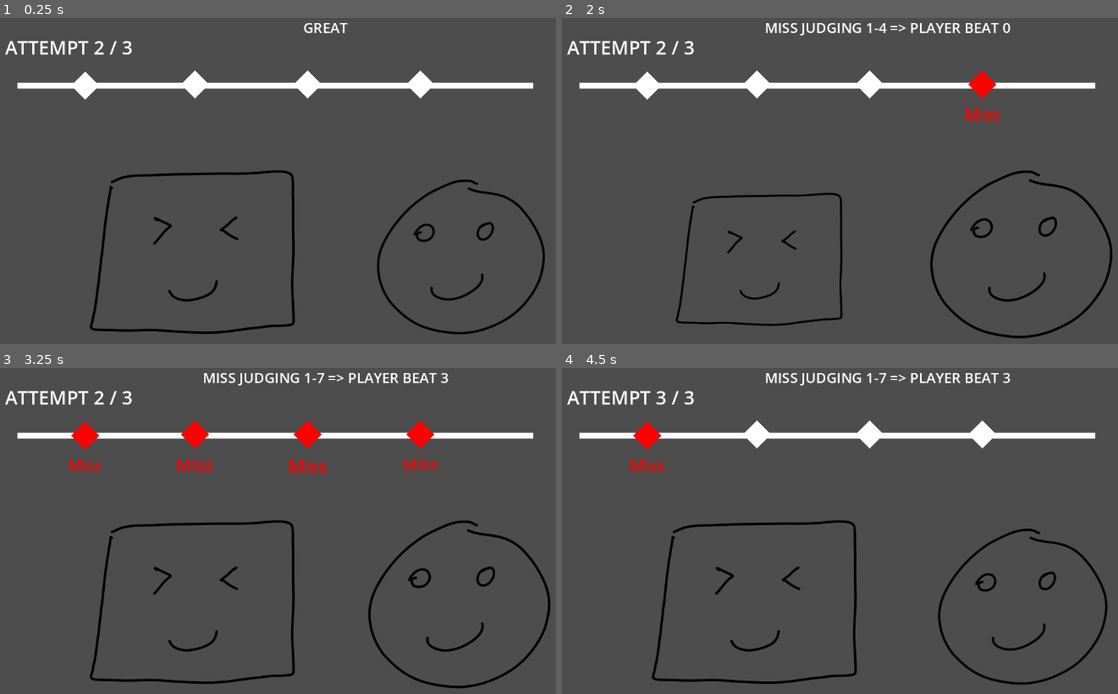
Above: before the commit, frames 1-4 (two rows, left to right).
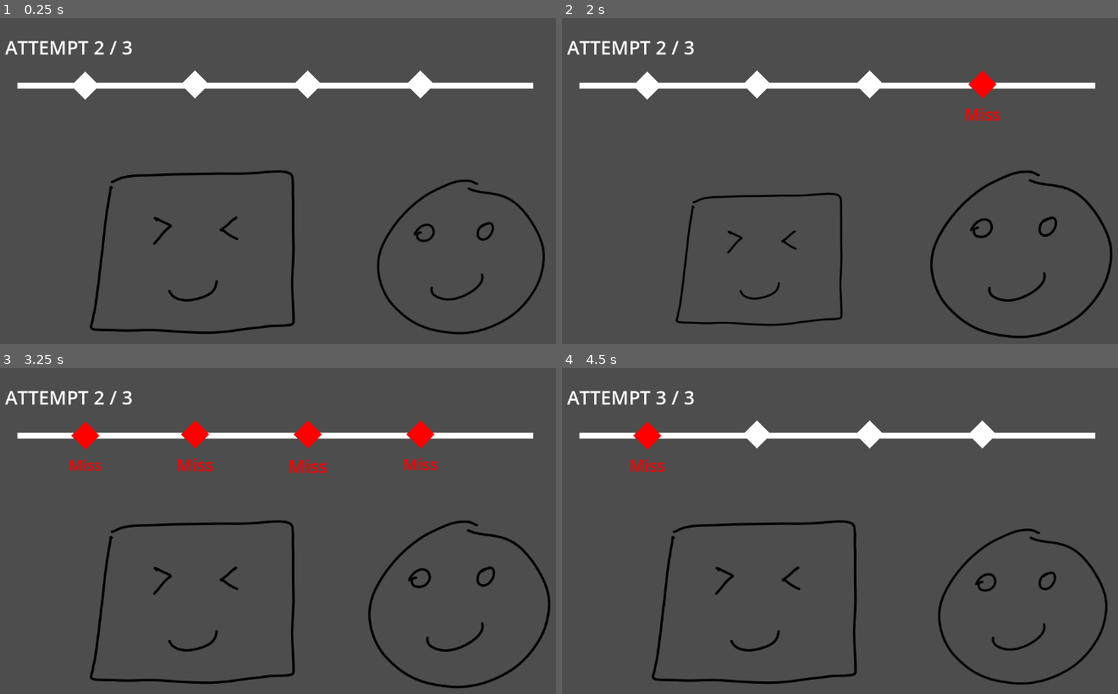
Above: after the commit, the same moments.

Repository: edralzar/gwj-86
Game: Godot game, scene res://scene_1.tscn
Same seed, same stepped clock (60 frames per second), same inputs: the game is played once before the commit and once after it. Sound files missing from this copy of the repository are replaced by a short silence.
Inputs:
- Up to frame 1 (0.25 s): no input
- Up to frame 2 (2 s): tap A (Note1) at 0.6 s; tap D (Note2) at 1.35 s
- Up to frame 3 (3.25 s): tap W (Note3) at 2.1 s; tap S (Note4) at 2.85 s
- Up to frame 4 (4.5 s): tap A (Note1) at 3.6 s; tap D (Note2) at 4.35 s

The runs differ from the first frame. In frame 1, 0.1% of the frame differs, in the area x 54-63%, y 1-5%; in frame 2, 0.6%, in the area x 36-81%, y 1-6%; in frame 3, 0.6%; in frame 4, 0.6%.

Commit message:
Cleanup unused nodes

Diff:
--- a/Player.tscn
+++ b/Player.tscn
@@ -2,14 +2,15 @@
 
 [ext_resource type="Texture2D" uid="uid://6myrntcxk1af" path="res://assets/player.png" id="1_xhfnw"]
 
-[sub_resource type="CircleShape2D" id="CircleShape2D_kpjcp"]
-radius = 167.07483
+[sub_resource type="RectangleShape2D" id="RectangleShape2D_xhfnw"]
+size = Vector2(320, 257)
 
 [node name="Player" type="CharacterBody2D"]
-
-[node name="CollisionShape2D" type="CollisionShape2D" parent="."]
-shape = SubResource("CircleShape2D_kpjcp")
 
 [node name="Sprite2D" type="Sprite2D" parent="."]
 position = Vector2(33, 65)
 texture = ExtResource("1_xhfnw")
+
+[node name="CollisionShape2D" type="CollisionShape2D" parent="."]
+position = Vector2(-2, -0.5)
+shape = SubResource("RectangleShape2D_xhfnw")
--- a/node_2d.gd
+++ b/node_2d.gd
@@ -2,7 +2,6 @@
 
 @onready var r: RhythmNotifier = $RhythmNotifier
 @onready var progress: Label = $ProgressLabel
-@onready var judge: Label = $JudgeLabel
 @onready var synth: SamplerInstrument2D = $Sampler2D
 @onready var beatsPerAttempt := notes.size() + responses.size()
 
@@ -90,7 +89,6 @@
 	$Other/Sprite2D.scale = Vector2.ONE
 	$AudioStreamPlayer.stop()
 	await get_tree().create_timer(beatMs / 2).timeout
-	judge.text = ""
 	progress.text = "Congrats!" if score == notes.size() else "=GAME OVER="
 	for n in playerMarkers:
 		n.newAttempt()
@@ -117,20 +115,16 @@
 
 func _judge(beat: int):
 	var curBeat = str(attempt, "-", beat)
-	var debugMsg = "Judging %s => player beat %s" % [curBeat, playerBeat]
-	print(debugMsg)
+	print("Judging %s => player beat %s" % [curBeat, playerBeat])
 	await get_tree().create_timer(0.2).timeout
 	var played = beatsPlayed.get(curBeat)
 	var marker = playerMarkers[playerBeat]
 	marker.indicateBeat()
 	if not played:
-		judge.text = "MISS %s" % debugMsg
 		marker.markJudged(0)
 	elif played == responses[beat - notes.size()]:
-		judge.text = "GREAT %s" % debugMsg
 		marker.markJudged(3, played)
 		score += 1
 		if (score == notes.size()): stop = true
 	else:
-		judge.text = "WRONG %s" % debugMsg
 		marker.markJudged(1, played)
--- a/other.tscn
+++ b/other.tscn
@@ -2,16 +2,14 @@
 
 [ext_resource type="Texture2D" uid="uid://dhseu661c062m" path="res://assets/other.png" id="1_4clav"]
 
-[sub_resource type="CircleShape2D" id="CircleShape2D_esrft"]
-radius = 155.70805
+[sub_resource type="CircleShape2D" id="CircleShape2D_4clav"]
+radius = 137.05838
 
 [node name="Other" type="StaticBody2D"]
-
-[node name="AudioStreamPlayer2D" type="AudioStreamPlayer2D" parent="."]
-
-[node name="CollisionShape2D" type="CollisionShape2D" parent="."]
-shape = SubResource("CircleShape2D_esrft")
 
 [node name="Sprite2D" type="Sprite2D" parent="."]
 position = Vector2(31, 51)
 texture = ExtResource("1_4clav")
+
+[node name="CollisionShape2D" type="CollisionShape2D" parent="."]
+shape = SubResource("CircleShape2D_4clav")
--- a/scene_1.tscn
+++ b/scene_1.tscn
@@ -13,9 +13,6 @@
 
 [sub_resource type="LabelSettings" id="LabelSettings_t0rxu"]
 font_size = 32
-
-[sub_resource type="LabelSettings" id="LabelSettings_2fno3"]
-font_size = 24
 
 [node name="Scene1" type="Node2D"]
 position = Vector2(98, 72)
@@ -52,12 +49,6 @@
 position = Vector2(69.5, 0)
 points = PackedVector2Array(38, 106, 917, 106)
 
-[node name="CursorSpawn" type="Marker2D" parent="ProgressLabel"]
-position = Vector2(763, 107)
-
-[node name="CursorDeath" type="Marker2D" parent="ProgressLabel"]
-position = Vector2(48, 108)
-
 [node name="NoteMarker1" parent="ProgressLabel" instance=ExtResource("4_t0rxu")]
 position = Vector2(793.5, 104)
 
@@ -69,23 +60,6 @@
 
 [node name="NoteMarker4" parent="ProgressLabel" instance=ExtResource("4_t0rxu")]
 position = Vector2(222.5, 106)
-
-[node name="JudgeLabel" type="Label" parent="."]
-anchors_preset = 5
-anchor_left = 0.5
-anchor_right = 0.5
-offset_left = 405.0
-offset_top = -64.0
-offset_right = 616.0
-offset_bottom = -18.0
-grow_horizontal = 2
-size_flags_horizontal = 6
-text = "GREAT"
-label_settings = SubResource("LabelSettings_2fno3")
-horizontal_alignment = 1
-vertical_alignment = 1
-uppercase = true
-metadata/_edit_use_anchors_ = true
 
 [node name="Other" parent="." instance=ExtResource("6_4nmru")]
 position = Vector2(742, 352)
Not shown: 1 places in scene_1.tscn that only renumber resources
